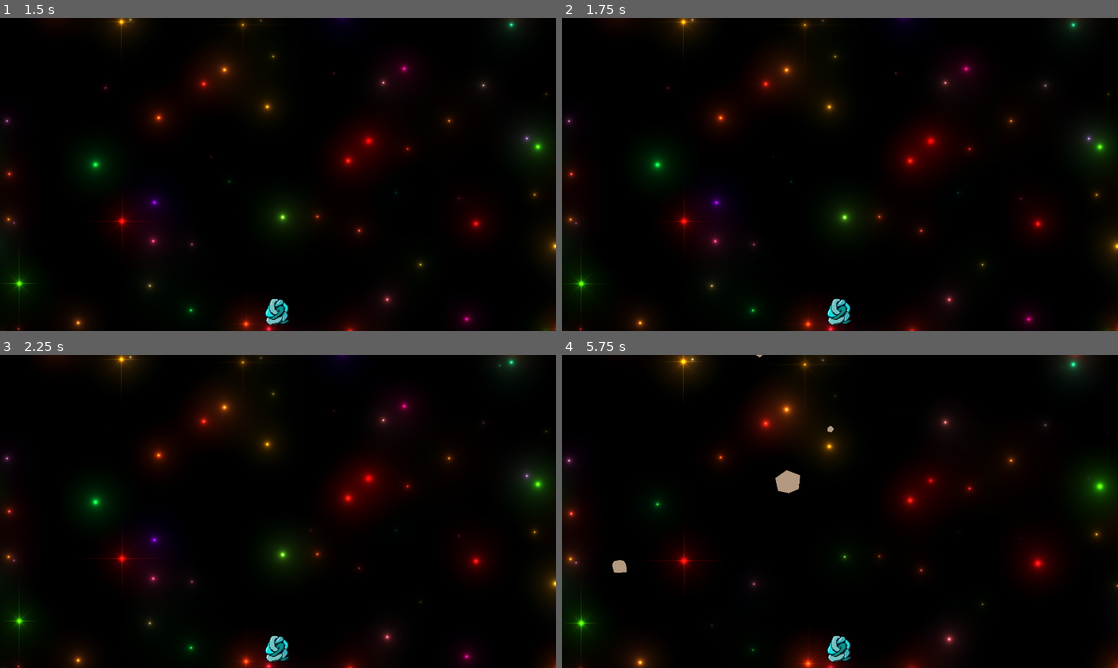
Above: before the commit, frames 1-4 (two rows, left to right).
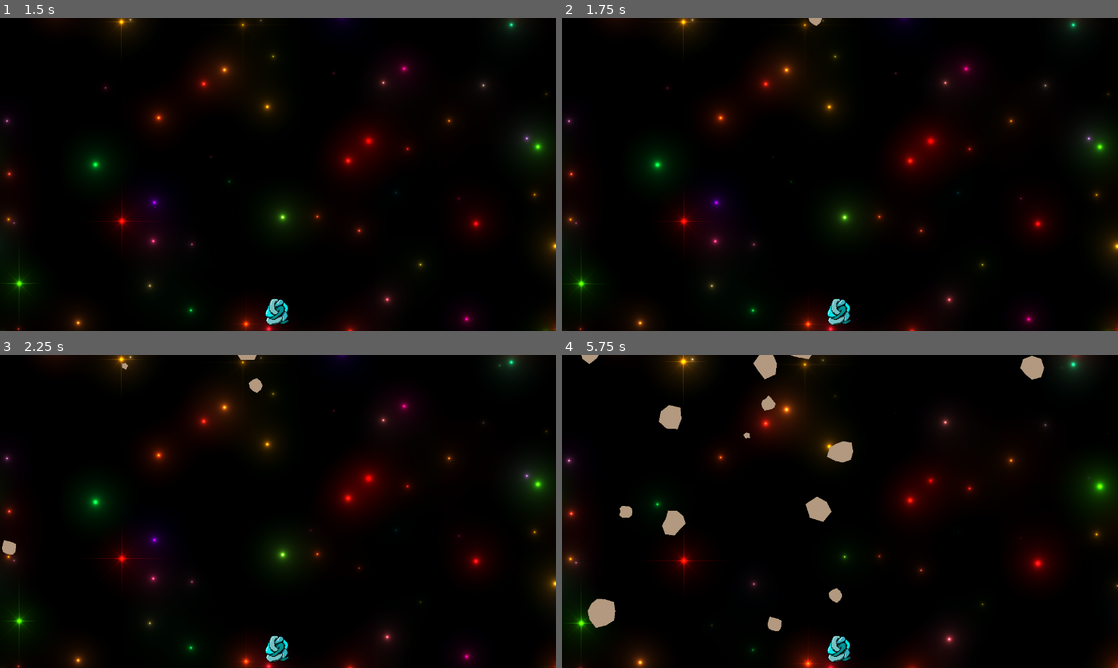
Above: after the commit, the same moments.

Repository: docwhat/screams-into-the-void
Game: Godot game, scene res://main.tscn
The game is run twice, just before and just after one commit, with the same random seed, the same clock (stepped at 60 frames per second) and the same inputs.
Inputs:
- Up to frame 1 (1.5 s): tap Enter at 0.5 s
- Up to frame 2 (1.75 s): no input
- Up to frame 3 (2.25 s): no input
- Up to frame 4 (5.75 s): no input

Frame 1 is identical in both runs. In frame 2, less than 0.1% of the frame differs, in the area x 44-47%, y 0-3%; in frame 3, 0.2%; in frame 4, 2.6%, in the area x 3-87%, y 0-89%.

Commit message:
yay! Got the asteroids to work with polygons!

Diff:
--- a/asteroid.gd
+++ b/asteroid.gd
@@ -37,10 +37,10 @@
 
 func _ready() -> void:
   radius = random_radius()
-  inertia = 10.0 * radius / 64.0
+  inertia = 1000000.0 * radius
 
   var new_rotation_impulse : float = Global.rng.randf_range(-8.0, 8.0)
-  set_mass(radius)
+  set_mass(1000.0 * radius)
   apply_torque_impulse(new_rotation_impulse)
 
   # Image shape.
@@ -50,25 +50,14 @@
   poly.set_color(Color(0.7, 0.6, 0.5))
   add_child(poly)
 
-  if false:
-    # Collision polygon shape.
-    # This is commented out because I can't get it to be sane. The asteroids
-    # spin like crazy whenever they touch.
-    var collider : CollisionPolygon2D = CollisionPolygon2D.new()
-    collider.set_build_mode(CollisionPolygon2D.BUILD_SOLIDS)
-    collider.set_polygon(points)
-    add_child(collider)
-  else:
-    # Collision circle shape.
-    var max_radius : float = radius
-    for point in points:
-      max_radius = max(max_radius, point.length())
-    var collider : CollisionShape2D = CollisionShape2D.new()
-    # Set the shape to a circle of radius max_radius
-    var shape : CircleShape2D = CircleShape2D.new()
-    shape.set_radius((max_radius + radius) / 2.0)
-    collider.set_shape(shape)
-    add_child(collider)
+  # Collision polygon shape.
+  # This is commented out because I can't get it to be sane. The asteroids
+  # spin like crazy whenever they touch.
+  var collider : CollisionPolygon2D = CollisionPolygon2D.new()
+  collider.set_build_mode(CollisionPolygon2D.BUILD_SOLIDS)
+  collider.set_polygon(points)
+  collider
+  add_child(collider)
 
   count += 1
 
--- a/asteroid.tscn
+++ b/asteroid.tscn
@@ -3,7 +3,7 @@
 [ext_resource type="Script" uid="uid://b2samh810qdpg" path="res://asteroid.gd" id="1_p0ukn"]
 
 [sub_resource type="PhysicsMaterial" id="PhysicsMaterial_p0ukn"]
-friction = 0.01
+friction = 0.0
 bounce = 0.5
 
 [node name="Asteroid" type="RigidBody2D"]
@@ -11,6 +11,8 @@
 collision_layer = 2
 collision_mask = 3
 physics_material_override = SubResource("PhysicsMaterial_p0ukn")
+gravity_scale = 0.0
+center_of_mass_mode = 1
 linear_damp_mode = 1
 angular_damp_mode = 1
 constant_force = Vector2(0, -10)
--- a/main.tscn
+++ b/main.tscn
@@ -17,6 +17,7 @@
 script = ExtResource("1_h2yge")
 
 [node name="AsteroidTimer" type="Timer" parent="."]
+wait_time = 0.333
 autostart = true
 
 [node name="Background" type="CanvasLayer" parent="."]
